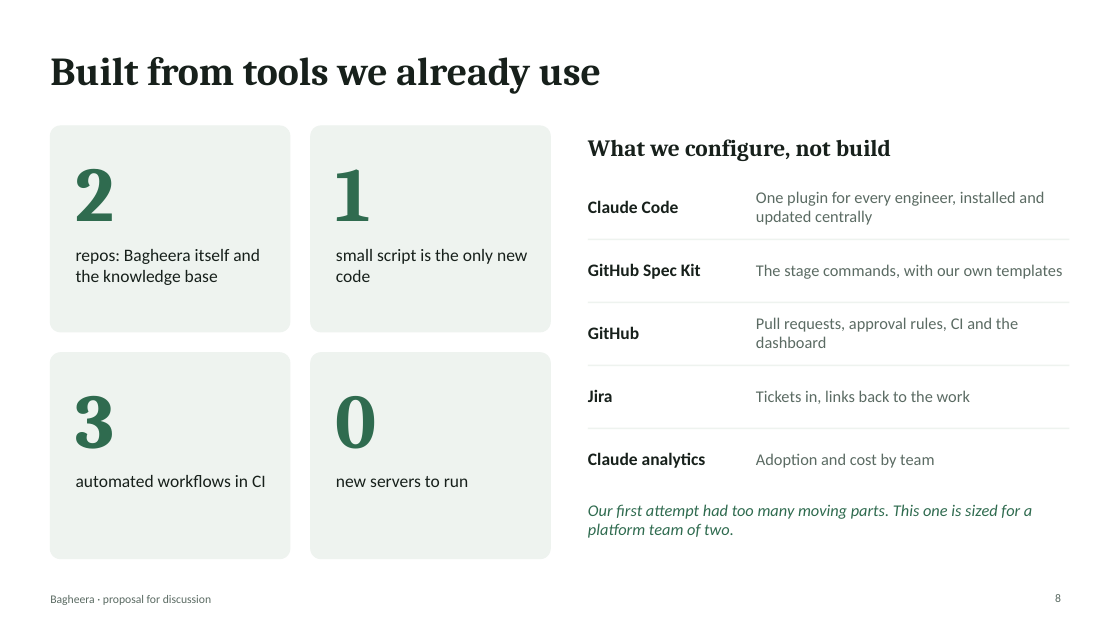
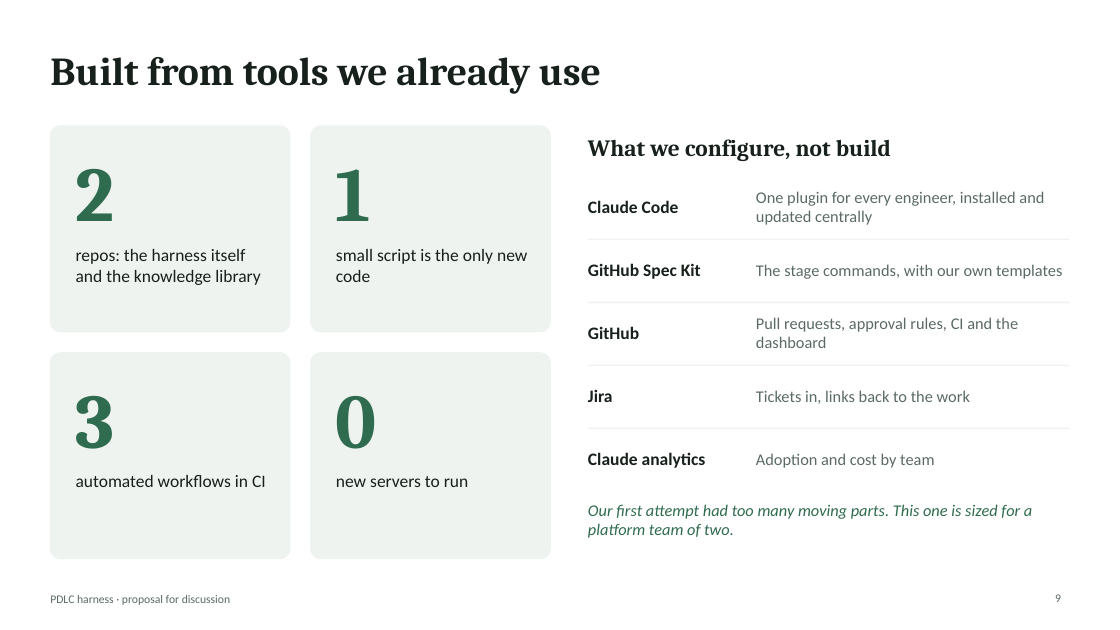
Before and after one commit to rahulnyk/bagheera, a slide deck: slide 9 of docs/pitch-deck.pptx (slide 8 before the commit). Drawn at 1120x630 pixels with LibreOffice and Linux fonts; fonts in the diff are those of the drawing. Boxes give left, top, right and bottom in pixels: in the first picture for what was removed or moved away, otherwise in the second. Text is boxed around its words. In the diff, an @@ line names an element or a change of style, - is before the commit and + after.

```diff
--- a/docs/pitch-deck.pptx
+++ b/docs/pitch-deck.pptx
@@ text at (x1=76, y1=249, x2=260, y2=285): text changed @@
-repos: Bagheera itself and the knowledge base
+repos: the harness itself and the knowledge library
@@ text at (x1=50, y1=595, x2=230, y2=605): text changed @@
-Bagheera · proposal for discussion
+PDLC harness · proposal for discussion
```
Also in this commit, not shown: 8 other slides changed, 1 slide added, 2 other files.
